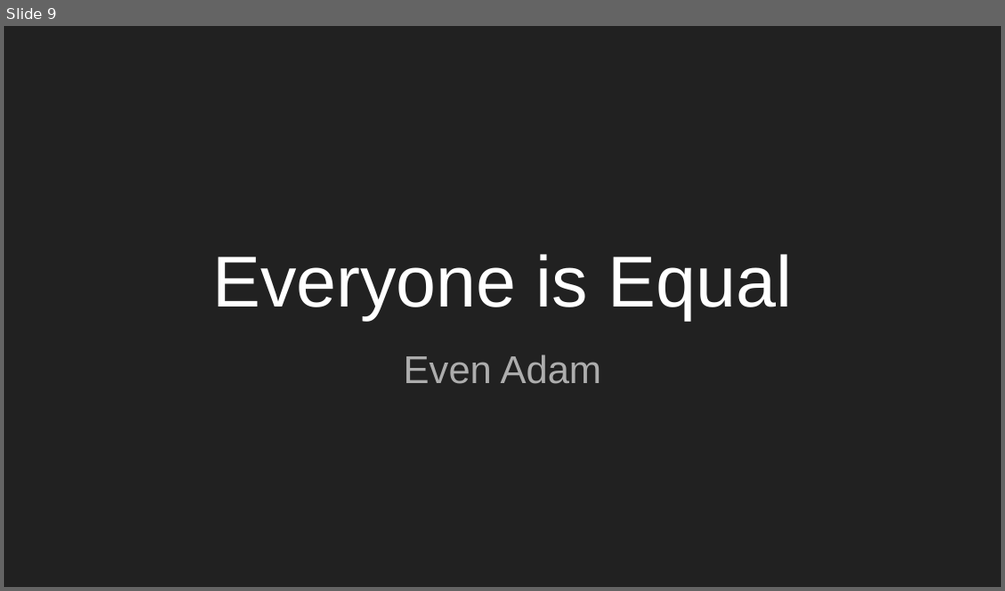
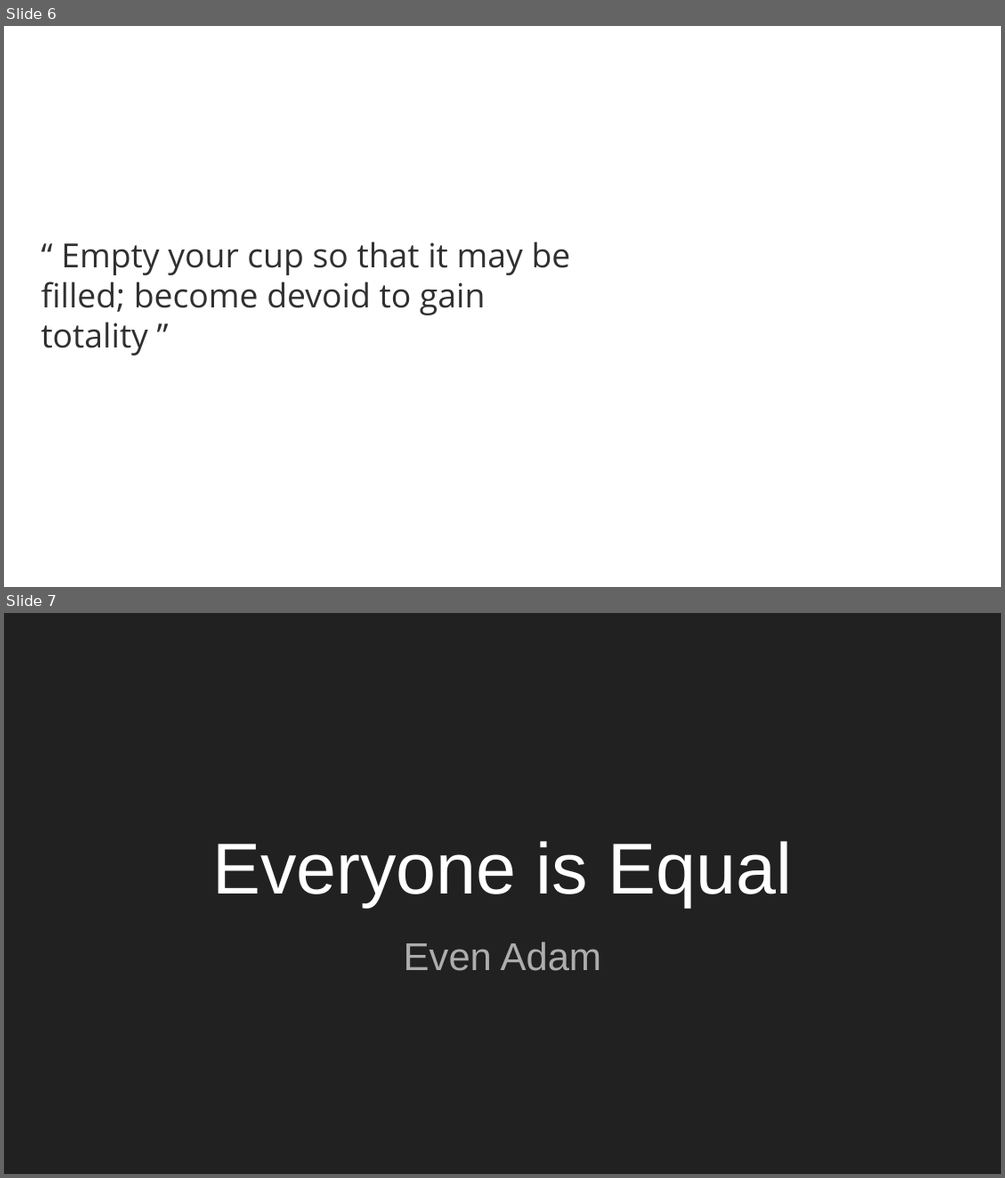
Before and after one commit to shokunin-community/refactoring-legacy-code-1, a slide deck: session-materials/Refactoring Legacy Code Part 1.pptx. Shown one above the other, each under a label of ours: slide 9 before the commit, slides 6 and 7 after it. The pictures are 1005x591 and 1005x1178 pixels, drawn with LibreOffice and Linux fonts; fonts in the diff are those of the drawing; background and template pictures are left out. Boxes give left, top, right and bottom in pixels: in the first picture for what was removed or moved away, otherwise in the second. Text is boxed around its words. In the diff, an @@ line names an element or a change of style, - is before the commit and + after.

```diff
--- a/session-materials/Refactoring Legacy Code Part 1.pptx
+++ b/session-materials/Refactoring Legacy Code Part 1.pptx
@@ slide 6 added at bbox=[4, 26, 1001, 587], background picture (left out) @@
@@ text added at bbox=[41, 241, 571, 355], 24 pt, text #303030 @@
+“ Empty your cup so that it may be filled; become devoid to gain totality ”
@@ what was slide 9 is now slide 7 @@
```
Also in this commit, not shown: 3 slides changed, 2 other slides added, 5 slides removed, 10 other files.
